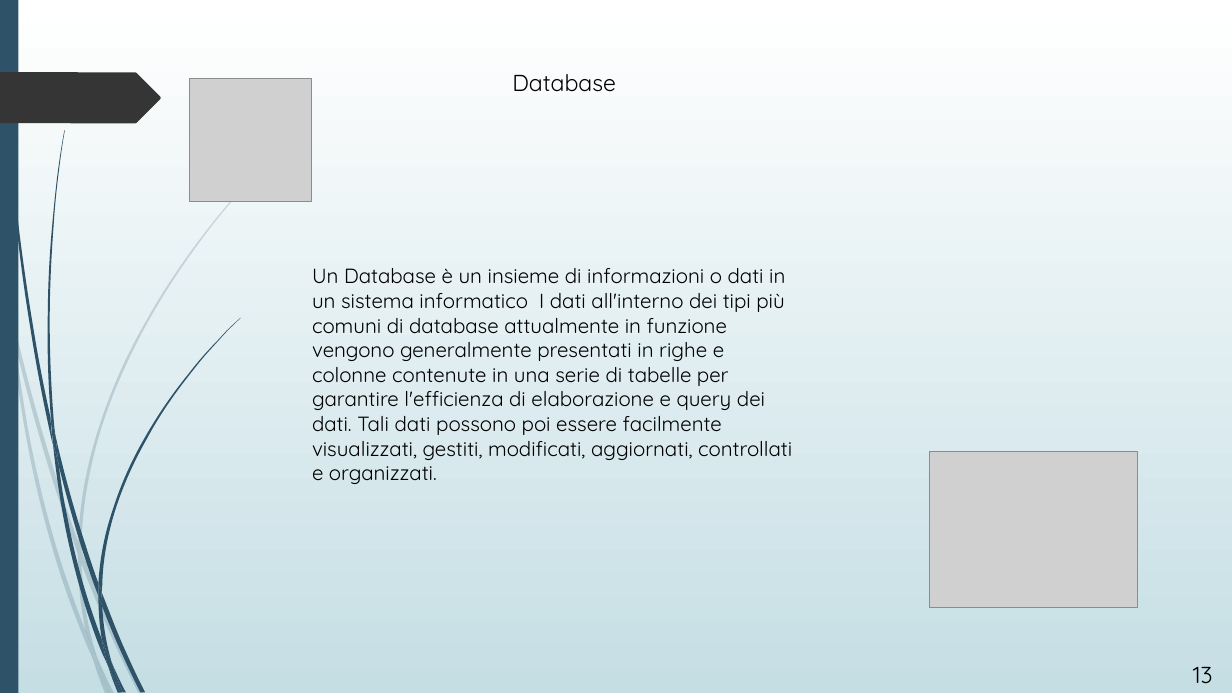
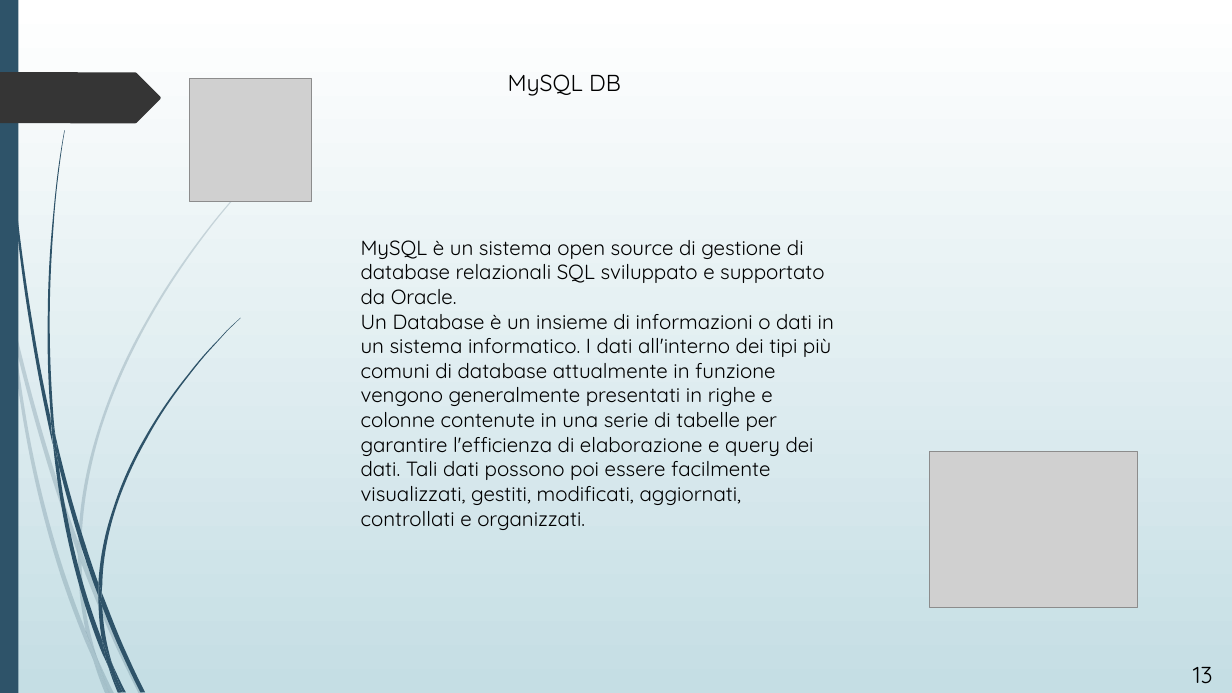
Before and after one commit to MatteoMa/MyAcquarium, a slide deck: slide 14 of presentazione applicazione.pptx. Drawn at 1232x693 pixels with LibreOffice and Linux fonts; fonts in the diff are those of the drawing; grey boxes stand for pictures. Boxes give left, top, right and bottom in pixels: in the first picture for what was removed or moved away, otherwise in the second. Text is boxed around its words. In the diff, an @@ line names an element or a change of style, - is before the commit and + after.

Commit message:
MySQL DB
Change DB to MySQL DB

```diff
--- a/presentazione applicazione.pptx
+++ b/presentazione applicazione.pptx
@@ text at box(508, 74, 621, 96): text changed @@
-Database
+MySQL DB
@@ text at box(361, 240, 834, 530): text changed @@
-Un Database è un insieme di informazioni o dati in un sistema informatico I dati all'interno dei tipi più comuni di database attualmente in funzione vengono generalmente presentati in righe e colonne contenute in una serie di tabelle per garantire l'efficienza di elaborazione e query dei dati. Tali dati possono poi essere facilmente visualizzati, gestiti, modificati, aggiornati, controllati e organizzati.
+MySQL è un sistema open source di gestione di database relazionali SQL sviluppato e supportato da Oracle.
+Un Database è un insieme di informazioni o dati in un sistema informatico. I dati all'interno dei tipi più comuni di database attualmente in funzione vengono generalmente presentati in righe e colonne contenute in una serie di tabelle per garantire l'efficienza di elaborazione e query dei dati. Tali dati possono poi essere facilmente visualizzati, gestiti, modificati, aggiornati, controllati e organizzati.
```
Also in this commit, not shown: 1 other slide changed.
